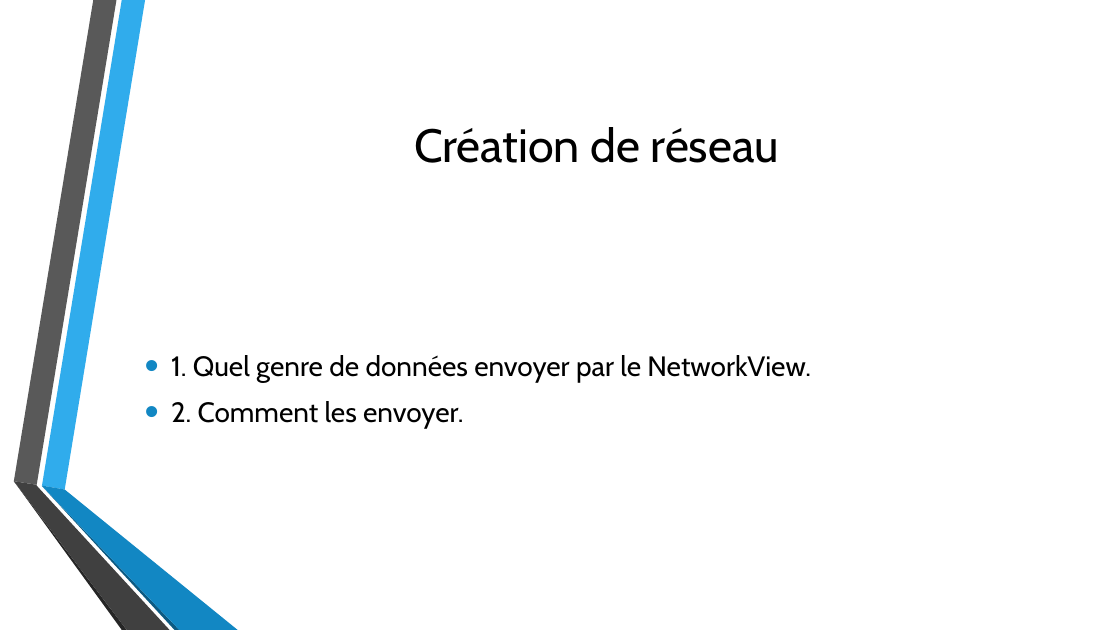
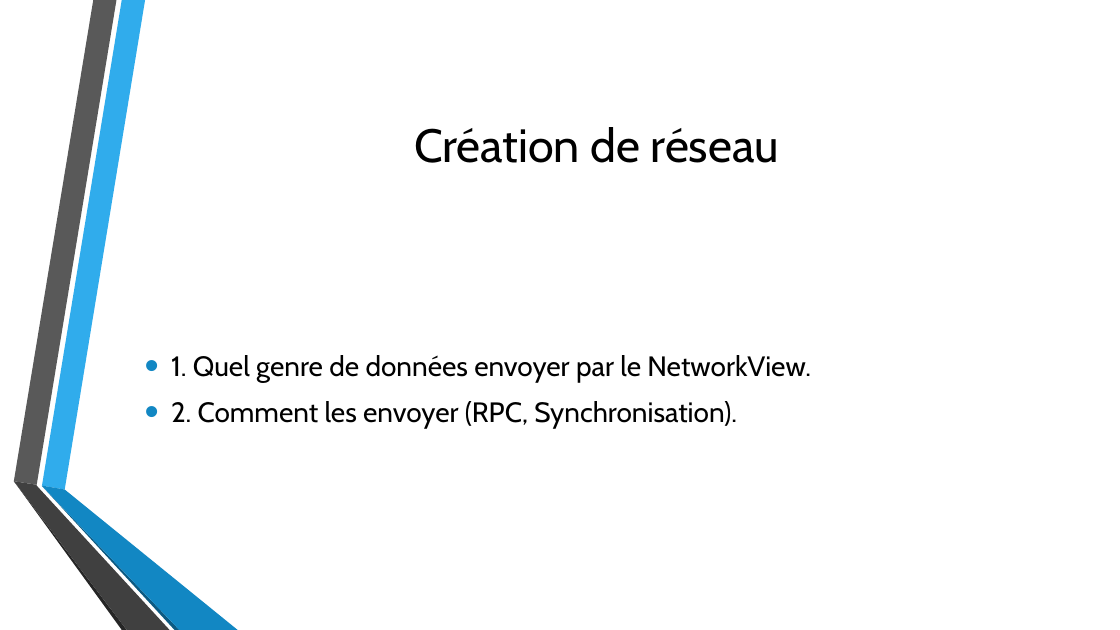
Before and after one commit to bobpatate/A-mice-ing_Quest_Online, a slide deck: slide 5 of HebertGabriel_PlanteAlex_Projet_final/presentation.pptx. Drawn at 1120x630 pixels with LibreOffice and Linux fonts; fonts in the diff are those of the drawing; background and template pictures are left out. Boxes give left, top, right and bottom in pixels: in the first picture for what was removed or moved away, otherwise in the second. Text is boxed around its words. In the diff, an @@ line names an element or a change of style, - is before the commit and + after.

Commit message:
ssasa

```diff
--- a/HebertGabriel_PlanteAlex_Projet_final/presentation.pptx
+++ b/HebertGabriel_PlanteAlex_Projet_final/presentation.pptx
@@ text at bbox=[171, 401, 737, 429]: text changed @@
-• 2. Comment les envoyer.
+• 2. Comment les envoyer (RPC, Synchronisation).
```
